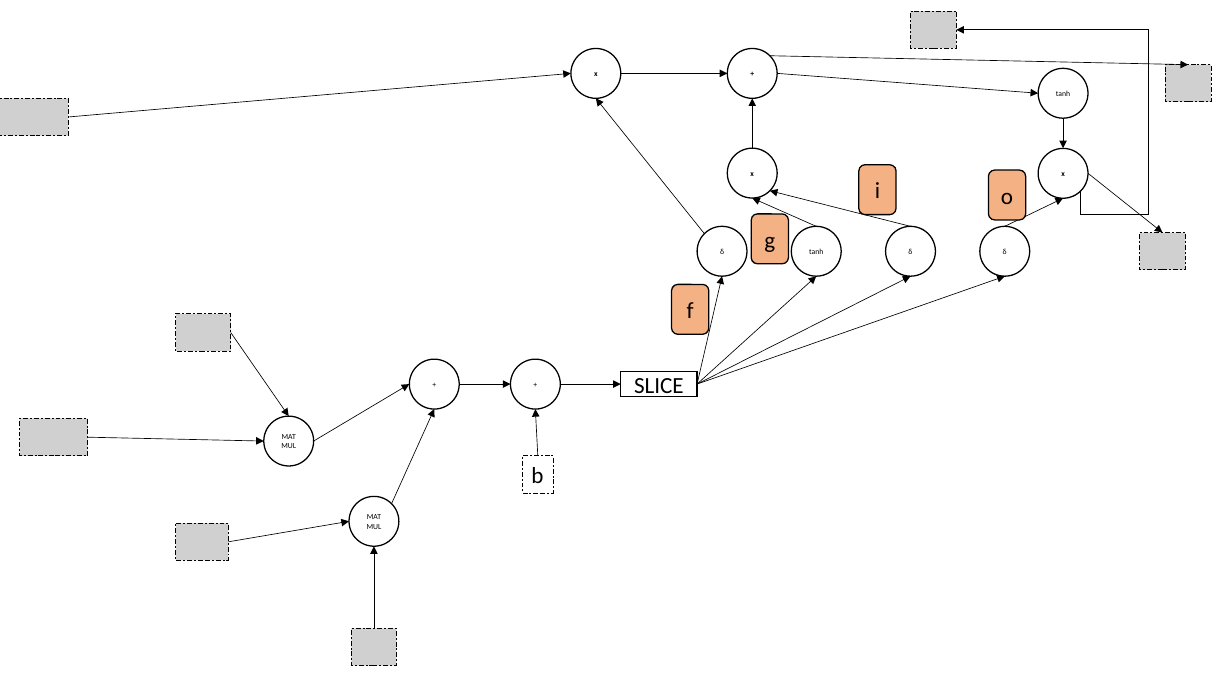
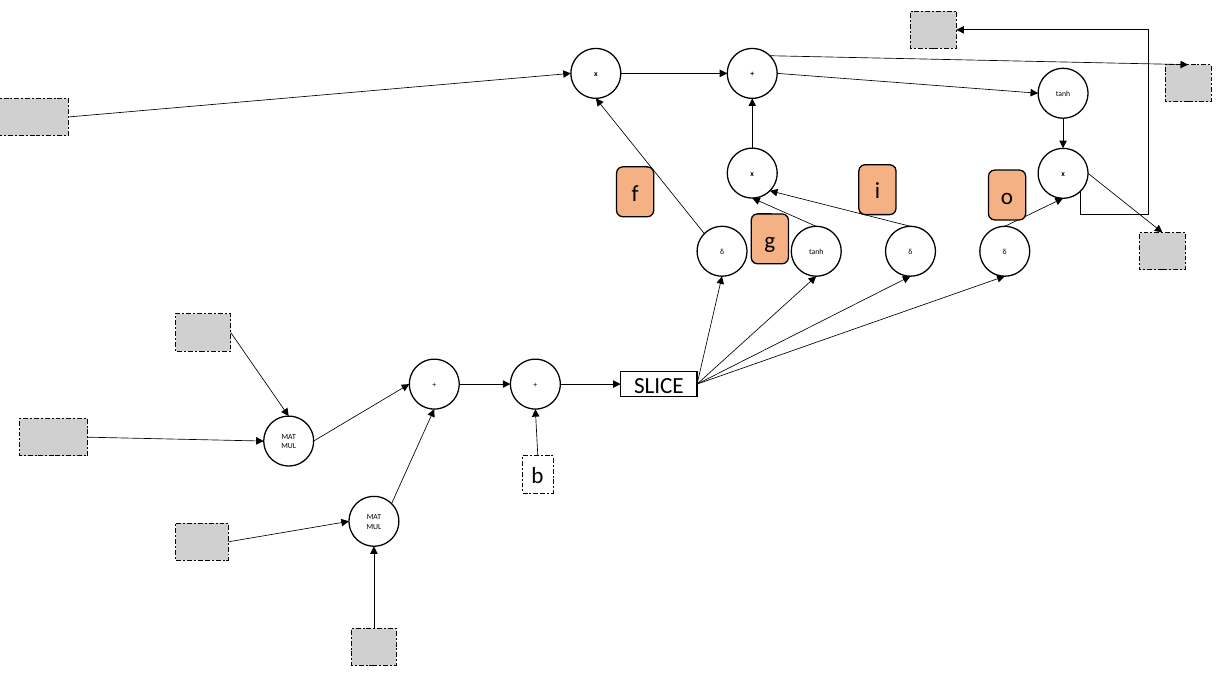
Before and after one commit to andythebreaker/chip, a slide deck: slide 1 of main.pptx. Drawn at 1232x693 pixels with LibreOffice and Linux fonts; fonts in the diff are those of the drawing; grey boxes stand for pictures. Boxes give left, top, right and bottom in pixels: in the first picture for what was removed or moved away, otherwise in the second. Text is boxed around its words. In the diff, an @@ line names an element or a change of style, - is before the commit and + after.

```diff
--- a/main.pptx
+++ b/main.pptx
@@ rounded rectangle "f": place and size @@
-rounded rectangle "f" at [672, 285, 709, 335]
+rounded rectangle "f" at [616, 167, 653, 217]
```
